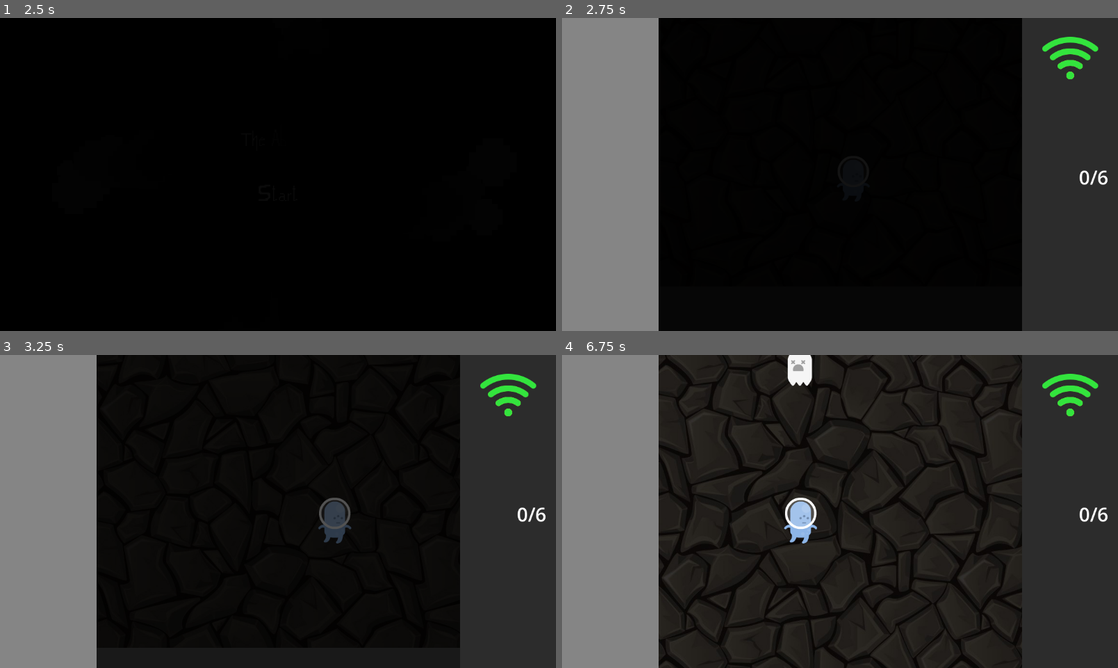
Above: before the commit, frames 1-4 (two rows, left to right).
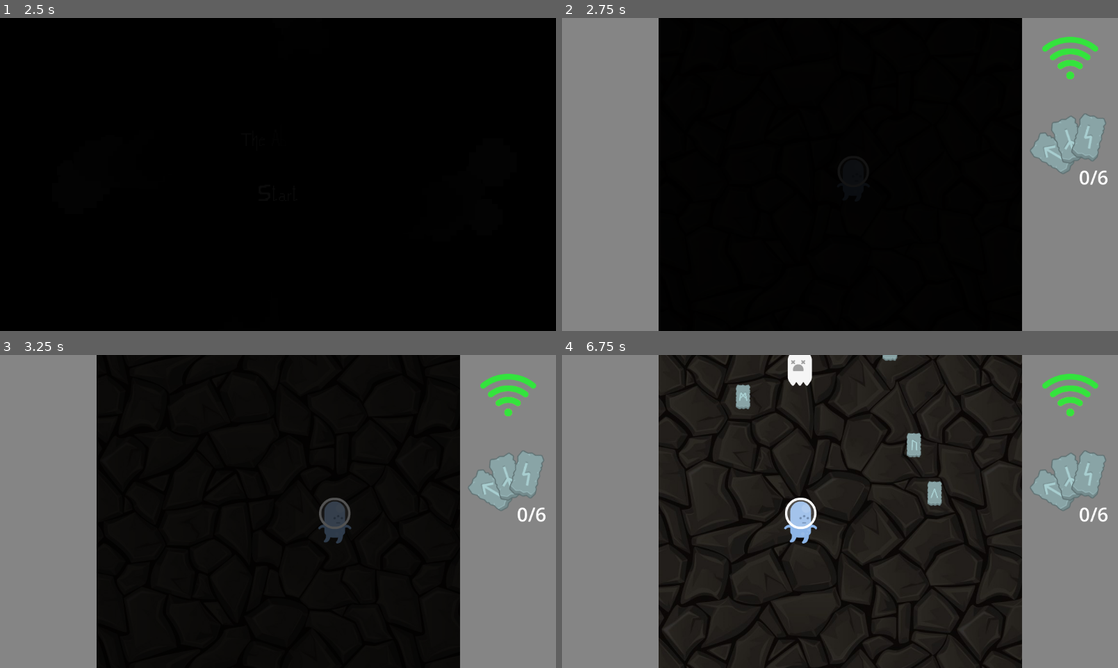
Above: after the commit, the same moments.

Repository: ManuelOteroFernandez/LudumDate55
Game: Godot game, scene res://Menus/SceneManager.tscn
Two runs of this game, one before a commit and one after it. Both use one fixed random seed, a clock stepped at 60 frames per second and the inputs below.
Inputs (mouse positions are in pixels of both pictures, inside the frame that each line leads up to):
- Up to frame 1 (2.5 s): click (278, 193) at 0.5 s; move the mouse to (400, 158) at 1.27 s; hold Right (ui_right) 1.28-2.03 s; move the mouse to (166, 190) at 2.02 s; hold Down (ui_down) from 2.03 s (still down)
- Up to frame 2 (2.75 s): keep holding Down (ui_down)
- Up to frame 3 (3.25 s): move the mouse to (333, 442) at 2.77 s; release Down (ui_down) at 2.78 s; hold Right (ui_right) from 2.78 s (still down)
- Up to frame 4 (6.75 s): move the mouse to (812, 574) at 3.52 s; release Right (ui_right) at 3.53 s; hold Up (ui_up) 3.53-4.28 s; move the mouse to (1006, 558) at 4.27 s; hold Left (ui_left) 4.28-5.78 s; move the mouse to (673, 464) at 5.02 s; move the mouse to (867, 511) at 5.77 s; hold Down (ui_down) 5.78-6.53 s; move the mouse to (756, 433) at 6.52 s; hold Right (ui_right) from 6.53 s (still down)

Frame 1 is identical in both runs. In frame 2, 17% of the frame differs, in the area x 82-100%, y 0-100%; in frame 3, 17%; in frame 4, 23%, in the area x 17-100%, y 0-100%.

Commit message:
Change time spawn runes

Diff:
--- a/game.tscn
+++ b/game.tscn
@@ -1,26 +1,32 @@
-[gd_scene load_steps=13 format=3 uid="uid://dews54neo83t6"]
+[gd_scene load_steps=15 format=3 uid="uid://dews54neo83t6"]
 
 [ext_resource type="PackedScene" uid="uid://dy674427vjppa" path="res://Enviroment/background.tscn" id="1_aa7fl"]
 [ext_resource type="Script" path="res://Generacion.gd" id="2_wifv0"]
 [ext_resource type="PackedScene" uid="uid://htn6dm7acnmi" path="res://Enemies/Enemy.tscn" id="3_1dqjm"]
-[ext_resource type="PackedScene" path="res://Music/Runes/Rune.tscn" id="4_esok7"]
+[ext_resource type="PackedScene" uid="uid://ddsx5qelrxq2b" path="res://Enemies/TrapperEnemy.tscn" id="4_2e0eq"]
+[ext_resource type="PackedScene" uid="uid://bd8lfbcypsas1" path="res://Runes/Rune.tscn" id="4_esok7"]
 [ext_resource type="PackedScene" uid="uid://dixt0qf3tubai" path="res://Character/Character.tscn" id="5_535aq"]
-[ext_resource type="PackedScene" path="res://UI/Controls/MoveTouchButtons.tscn" id="6_rpto6"]
-[ext_resource type="Script" path="res://ArrowMinigame/ActivatorArrorMiniGame.gd" id="7_xfj2p"]
+[ext_resource type="PackedScene" uid="uid://cw3qysqifwjxy" path="res://Enemies/BigEnemy.tscn" id="5_daap6"]
+[ext_resource type="PackedScene" uid="uid://dks42so6tkkp4" path="res://UI/Controls/MoveTouchButtons.tscn" id="6_rpto6"]
 [ext_resource type="PackedScene" uid="uid://clqcbp23cleeg" path="res://ArrowMinigame/ArrawMinigame.tscn" id="8_netnm"]
 [ext_resource type="PackedScene" uid="uid://deqmvmu6gg0my" path="res://UI/life/Life.tscn" id="9_x82kn"]
-[ext_resource type="Script" path="res://NumRunes.gd" id="10_50w7m"]
-[ext_resource type="Texture2D" path="res://Music/Runes/RuneGroup.png" id="10_t0uus"]
-[ext_resource type="AudioStream" uid="uid://kfpu8fipatly" path="res://Music/Spectral Stairs.mp3" id="12_v5tiw"]
+[ext_resource type="Texture2D" uid="uid://c137tyuadniin" path="res://Runes/RuneGroup.png" id="10_t0uus"]
+[ext_resource type="Script" path="res://UI/NumRunes.gd" id="12_ced3a"]
+[ext_resource type="AudioStream" uid="uid://b5ortpwqpxjhc" path="res://Sounds/powerUp2.ogg" id="13_fnrrp"]
+[ext_resource type="AudioStream" uid="uid://bg6nihipqj2ex" path="res://Music/Phantasmal Platforms.mp3" id="13_k1g3t"]
 
 [node name="Node2D" type="Node2D"]
 texture_repeat = 2
 
 [node name="Background" parent="." instance=ExtResource("1_aa7fl")]
+offset = Vector2(0, -576)
+initialOffser = -1187
 
 [node name="Generacion" type="Node" parent="."]
 script = ExtResource("2_wifv0")
 sceneToSpawnList = Array[PackedScene]([ExtResource("3_1dqjm")])
+lvl2SceneToSpawnList = Array[PackedScene]([ExtResource("3_1dqjm"), ExtResource("3_1dqjm"), ExtResource("3_1dqjm"), ExtResource("3_1dqjm"), ExtResource("3_1dqjm"), ExtResource("3_1dqjm"), ExtResource("3_1dqjm"), ExtResource("3_1dqjm"), ExtResource("3_1dqjm"), ExtResource("3_1dqjm"), ExtResource("3_1dqjm"), ExtResource("4_2e0eq")])
+lvl3SceneToSpawnList = Array[PackedScene]([ExtResource("5_daap6"), ExtResource("5_daap6"), ExtResource("5_daap6"), ExtResource("3_1dqjm"), ExtResource("3_1dqjm"), ExtResource("3_1dqjm"), ExtResource("3_1dqjm"), ExtResource("3_1dqjm"), ExtResource("3_1dqjm"), ExtResource("3_1dqjm"), ExtResource("3_1dqjm"), ExtResource("4_2e0eq")])
 limitX = Vector2(230, 925)
 
 [node name="Timer" type="Timer" parent="Generacion"]
@@ -30,9 +36,9 @@
 script = ExtResource("2_wifv0")
 sceneToSpawnList = Array[PackedScene]([ExtResource("4_esok7")])
 limitX = Vector2(230, 925)
+stopSpawnWhenPlayerIsTrapped = false
 
 [node name="Timer" type="Timer" parent="RuneGenerator"]
-wait_time = 20.0
 autostart = true
 
 [node name="Character" parent="." instance=ExtResource("5_535aq")]
@@ -42,12 +48,7 @@
 
 [node name="CanvasLayer" type="CanvasLayer" parent="."]
 
-[node name="ActivatorArrorMiniGame" type="Timer" parent="CanvasLayer"]
-wait_time = 55.0
-autostart = true
-script = ExtResource("7_xfj2p")
-
-[node name="ArrowMiniGame" parent="CanvasLayer/ActivatorArrorMiniGame" instance=ExtResource("8_netnm")]
+[node name="ArrowMiniGame" parent="CanvasLayer" instance=ExtResource("8_netnm")]
 
 [node name="ColorRect3" type="ColorRect" parent="CanvasLayer"]
 anchors_preset = 15
@@ -57,7 +58,7 @@
 offset_right = 1.0
 grow_horizontal = 2
 grow_vertical = 2
-color = Color(0.172549, 0.172549, 0.172549, 1)
+color = Color(0.521569, 0.521569, 0.521569, 1)
 
 [node name="MoveTouchButtons" parent="CanvasLayer" instance=ExtResource("6_rpto6")]
 
@@ -88,12 +89,15 @@
 theme_override_font_sizes/bold_font_size = 40
 text = "0/6"
 fit_content = true
-script = ExtResource("10_50w7m")
+script = ExtResource("12_ced3a")
+
+[node name="AudioStreamPlayer" type="AudioStreamPlayer" parent="CanvasLayer/NumRunes"]
+stream = ExtResource("13_fnrrp")
 
 [node name="AudioStreamPlayer" type="AudioStreamPlayer" parent="."]
-stream = ExtResource("12_v5tiw")
+stream = ExtResource("13_k1g3t")
+volume_db = -8.0
 autoplay = true
 
 [connection signal="timeout" from="Generacion/Timer" to="Generacion" method="_on_timer_timeout"]
 [connection signal="timeout" from="RuneGenerator/Timer" to="RuneGenerator" method="_on_timer_timeout"]
-[connection signal="timeout" from="CanvasLayer/ActivatorArrorMiniGame" to="CanvasLayer/ActivatorArrorMiniGame" method="_on_timeout"]
